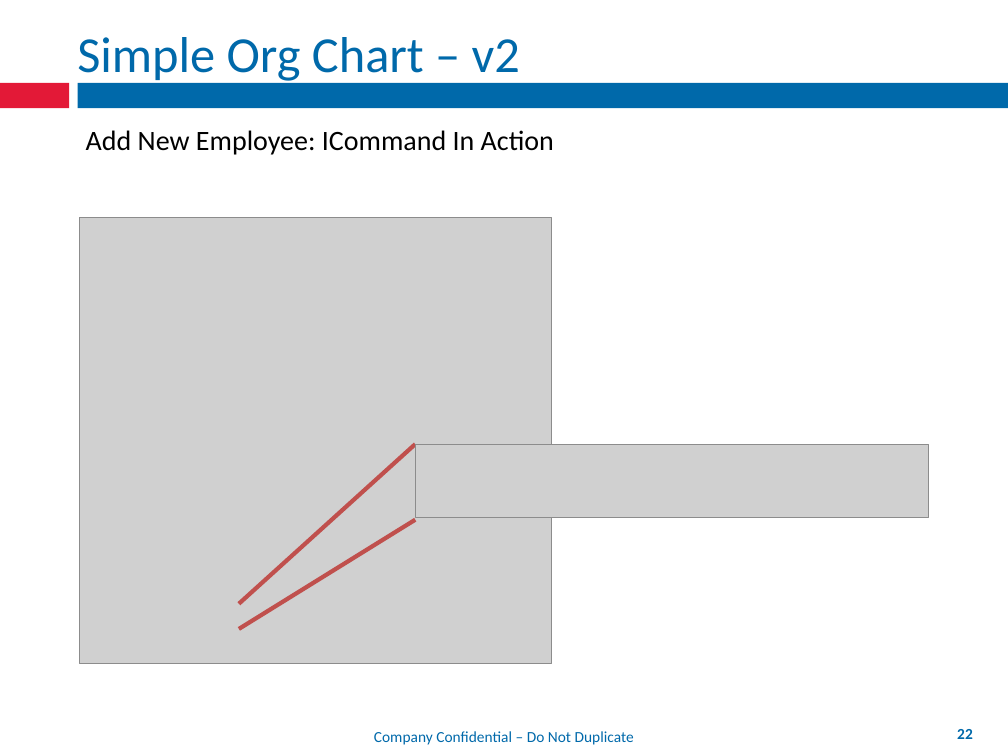
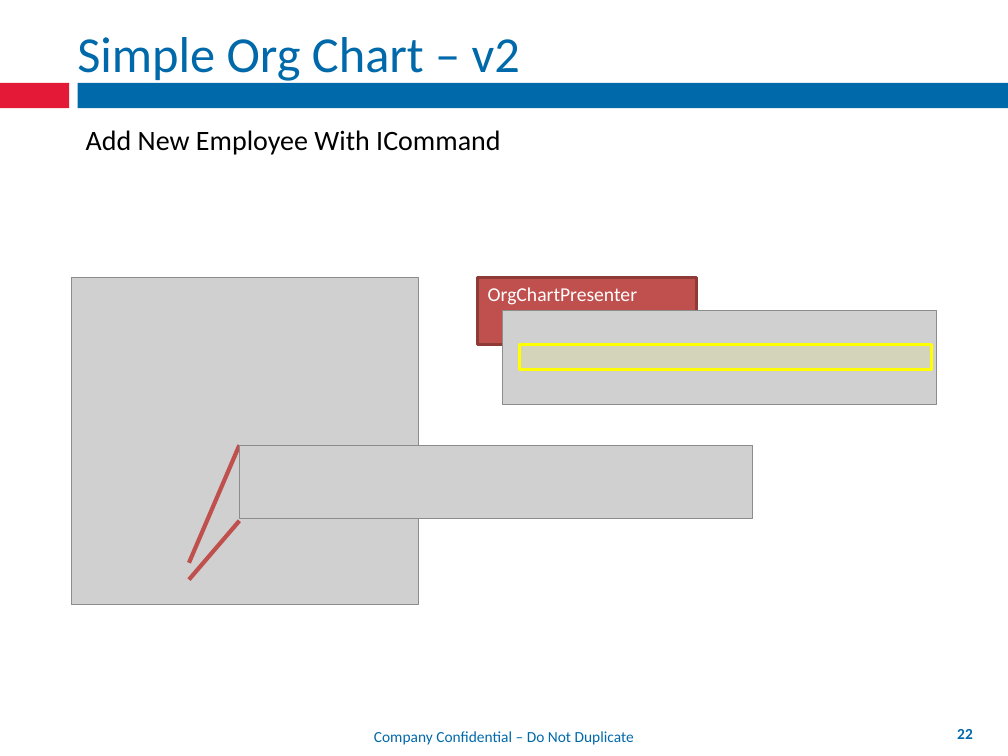
Before and after one commit to mxriverlynn/presentations-and-training, a slide deck: slide 22 of Decoupling Workflow With App Controler/Decoupling Workflow From Forms.pptx. Drawn at 1008x756 pixels with LibreOffice and Linux fonts; fonts in the diff are those of the drawing; grey boxes stand for pictures; background and template pictures are left out. Boxes give left, top, right and bottom in pixels: in the first picture for what was removed or moved away, otherwise in the second. Text is boxed around its words. In the diff, an @@ line names an element or a change of style, - is before the commit and + after.

```diff
--- a/Decoupling Workflow With App Controler/Decoupling Workflow From Forms.pptx
+++ b/Decoupling Workflow With App Controler/Decoupling Workflow From Forms.pptx
@@ text at (86,130,500,155): text changed @@
-Add New Employee: ICommand In Action
+Add New Employee With ICommand
@@ picture: place and size @@
-picture at (80,218,552,664)
+picture at (72,277,418,605)
@@ rectangle added at (478,277,697,345), fill #C0504D, outline #8E3B39 2 pt, 14 pt, text #FFFFFF @@
+OrgChartPresenter
@@ picture added at (503,310,936,404) @@
@@ rectangle added at (520,345,931,370), fill #FFFF00 at 10% opacity, outline #FFFF00 2 pt @@
@@ line moved from (239, 604) - (415, 445) to (190, 562) - (240, 446) @@
@@ picture: place and size @@
-picture at (415,445,928,518)
+picture at (240,446,753,519)
@@ line moved from (239, 629) - (415, 520) to (190, 580) - (240, 521) @@
```
Also in this commit, not shown: 4 other slides changed, 1 slide removed.
